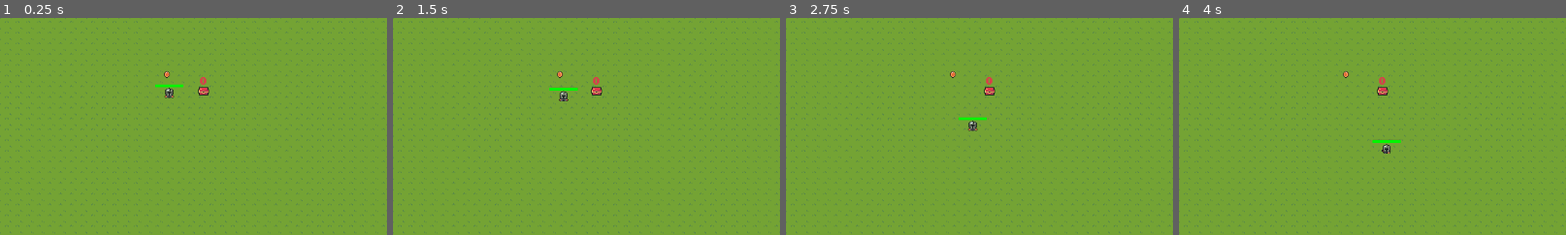
Above: before the commit, frames 1-4 (left to right).
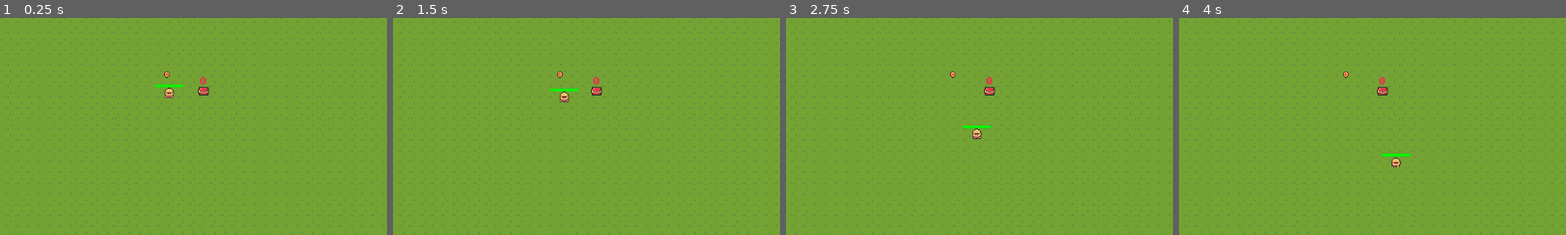
Above: after the commit, the same moments.

Repository: lm98/team-survival
Game: Godot game, scene res://scenes/game.tscn
Same seed, same stepped clock (60 frames per second), same inputs: the game is played once before the commit and once after it.
Inputs (mouse positions are % of the whole screen's width and height, from its top left):
- Up to frame 1 (0.25 s): no input
- Up to frame 2 (1.5 s): tap Enter at 0.5 s; move the mouse to (72, 45) at 0.52 s; tap Space (open_chest) at 0.6, 1.25 s; move the mouse to (30, 55) at 1.27 s; click (30, 55) at 1.35 s
- Up to frame 3 (2.75 s): tap Space (open_chest) at 1.55, 2.1 s; tap Enter at 2 s; move the mouse to (60, 28) at 2.02 s
- Up to frame 4 (4 s): tap Space (open_chest) at 2.75, 2.85, 3.8 s; move the mouse to (45, 70) at 2.77 s; move the mouse to (80, 65) at 3.52 s; click (80, 65) at 3.6 s
The pictures show only the part of the screen within x 2-52%, y 18-68%; the shares and areas given below are measured in that part.

The runs differ from the first frame. In frame 1, 0.1% of the frame differs, in the area x 42-46%, y 32-38%; in frame 2, 0.2%; in frame 3, 0.4%, in the area x 44-53%, y 45-56%; in frame 4, 0.4%.

Commit message:
refactor: use resources to represent player characters

Diff:
--- /dev/null
+++ b/resources/fighter_red_character.tres
@@ -0,0 +1,9 @@
+[gd_resource type="Resource" script_class="PlayerCharacter" load_steps=3 format=3 uid="uid://nh1vfjkvc5tv"]
+
+[ext_resource type="Script" path="res://scripts/player/player_character.gd" id="1_jg35p"]
+[ext_resource type="PackedScene" uid="uid://dcce2npwnklhf" path="res://scenes/player/fighter_red.tscn" id="1_q5abn"]
+
+[resource]
+script = ExtResource("1_jg35p")
+name = "FighterRed"
+scene = ExtResource("1_q5abn")
--- /dev/null
+++ b/resources/knight_character.tres
@@ -0,0 +1,9 @@
+[gd_resource type="Resource" script_class="PlayerCharacter" load_steps=3 format=3 uid="uid://cuamit3swytqh"]
+
+[ext_resource type="Script" path="res://scripts/player/player_character.gd" id="1_0r5ir"]
+[ext_resource type="PackedScene" uid="uid://guywc3twavcq" path="res://scenes/player/knight.tscn" id="1_70dhu"]
+
+[resource]
+script = ExtResource("1_0r5ir")
+name = "Knight"
+scene = ExtResource("1_70dhu")
--- a/scenes/game.tscn
+++ b/scenes/game.tscn
@@ -1,11 +1,14 @@
-[gd_scene load_steps=13 format=4 uid="uid://cg4hkp5e5mkx8"]
-
-[ext_resource type="PackedScene" uid="uid://cnmt8c1qg0fui" path="res://scenes/util/progression_manager.tscn" id="1_flsox"]
+[gd_scene load_steps=16 format=4 uid="uid://cg4hkp5e5mkx8"]
+
+[ext_resource type="PackedScene" path="res://scenes/util/progression_manager.tscn" id="1_flsox"]
 [ext_resource type="PackedScene" uid="uid://dnm0gyvqhxihe" path="res://scenes/player/player_team.tscn" id="1_n5eul"]
 [ext_resource type="PackedScene" uid="uid://dox0nvi5tnwm7" path="res://scenes/enemy/skeleton.tscn" id="3_0e35p"]
 [ext_resource type="PackedScene" uid="uid://danomup8bjwpg" path="res://scenes/enemy/enemy_spawner.tscn" id="3_fpdir"]
+[ext_resource type="Script" path="res://scripts/player/player_character.gd" id="4_wcdb0"]
+[ext_resource type="Resource" uid="uid://nh1vfjkvc5tv" path="res://resources/fighter_red_character.tres" id="5_c3g1x"]
 [ext_resource type="Texture2D" uid="uid://cfdmy3n0v8n03" path="res://assets/scenery/TilesetFloor.png" id="5_orsff"]
 [ext_resource type="Script" path="res://scripts/enemy/spawn_info.gd" id="5_rwukp"]
+[ext_resource type="Resource" uid="uid://cuamit3swytqh" path="res://resources/knight_character.tres" id="6_ecyjt"]
 [ext_resource type="AudioStream" uid="uid://dbvwl1eiupeps" path="res://assets/music/2 - The Cave.ogg" id="6_uluyg"]
 [ext_resource type="PackedScene" uid="uid://dqtxwbcjpp6iu" path="res://scenes/pickup/coin.tscn" id="7_l505k"]
 [ext_resource type="PackedScene" uid="uid://vnndqvkga1eb" path="res://scenes/item/chest.tscn" id="10_ell8b"]
@@ -493,6 +496,7 @@
 
 [node name="PlayerTeam" parent="." instance=ExtResource("1_n5eul")]
 position = Vector2(279, 228)
+team_members = Array[ExtResource("4_wcdb0")]([ExtResource("5_c3g1x"), ExtResource("6_ecyjt")])
 
 [node name="EnemySpawner" parent="." instance=ExtResource("3_fpdir")]
 spawn_infos = Array[ExtResource("5_rwukp")]([SubResource("Resource_u3ee6")])
@@ -507,22 +511,22 @@
 
 [node name="Chest" parent="." instance=ExtResource("10_ell8b")]
 position = Vector2(330, 225)
-chest_type = 0
+content = ExtResource("6_ecyjt")
 
 [node name="Chest2" parent="." instance=ExtResource("10_ell8b")]
 position = Vector2(141, 494)
-chest_type = 0
+content = ExtResource("6_ecyjt")
 
 [node name="Chest3" parent="." instance=ExtResource("10_ell8b")]
 position = Vector2(912, 104)
-chest_type = 0
+content = ExtResource("5_c3g1x")
 
 [node name="Chest4" parent="." instance=ExtResource("10_ell8b")]
 position = Vector2(785, 527)
-chest_type = 0
+content = ExtResource("5_c3g1x")
 
 [node name="Chest5" parent="." instance=ExtResource("10_ell8b")]
 position = Vector2(64, 78)
-chest_type = 0
+content = ExtResource("5_c3g1x")
 
 [editable path="EnemySpawner"]
--- a/scripts/item/chest.gd
+++ b/scripts/item/chest.gd
@@ -1,26 +1,18 @@
 @tool class_name Chest extends Area2D
 
-enum ChestType {Random, PlayerChoice}
+@export var price_to_open: int = 0
+@export var content: PlayerCharacter
 
-@export var price_to_open: int = 0
-@export var chest_type: ChestType
 @onready var label: Label = $Label
 @onready var pm: ProgressionManager = get_node("/root/Game/ProgressionManager")
 @onready var pt: PlayerTeam = get_node("/root/Game/PlayerTeam")
 @onready var animated_sprite_2d: AnimatedSprite2D = $AnimatedSprite2D
-
-var player_characters = ["Knight", "FighterRed"]
-var content: String
 
 func _ready():
 	if pm == null:
 		printerr("No Progression Manager!")
 	elif pt == null:
 		printerr("No Player Team!")
-	match chest_type:
-		ChestType.Random:
-			content = player_characters.pick_random()
-		_: pass
 
 func _physics_process(delta: float) -> void:
 	label.text = str(price_to_open)
--- /dev/null
+++ b/scripts/player/player_character.gd
@@ -0,0 +1,4 @@
+class_name PlayerCharacter extends Resource
+
+@export var name: String
+@export var scene: PackedScene
--- a/scripts/player/player_team.gd
+++ b/scripts/player/player_team.gd
@@ -1,14 +1,11 @@
 class_name PlayerTeam extends Area2D
 
-const team_members = {
-	"Knight": preload("res://scenes/player/knight.tscn"),
-	"FighterRed": preload("res://scenes/player/fighter_red.tscn")
-}
+@export var team_members: Array[PlayerCharacter]
 
 var members: Array[TeamMember] = []
 
 func _ready():
-	spawn_new_member(team_members.values().pick_random(), global_position)
+	spawn_new_member(team_members.pick_random(), global_position)
 
 func _physics_process(_delta: float):
 	if Input.is_action_just_pressed("left_mouse_click"):
@@ -18,8 +15,8 @@
 func get_members() -> Array:
 	return Array(members)
 
-func spawn_new_member(member_res: Resource, pos: Vector2):
-	var member = member_res.instantiate()
+func spawn_new_member(member_res: PlayerCharacter, pos: Vector2):
+	var member = member_res.scene.instantiate()
 	member.connect("member_died", on_member_death)
 	add_child(member)
 	member.global_position = pos
@@ -32,5 +29,5 @@
 	remove_member(member)
 	pass
 
-func on_chest_open(member: String, position: Vector2) -> void:
-	spawn_new_member(team_members[member], position)
+func on_chest_open(member: PlayerCharacter, position: Vector2) -> void:
+	spawn_new_member(member, position)
Not shown: 1 places in scenes/player/knight.tscn that only renumber resources
